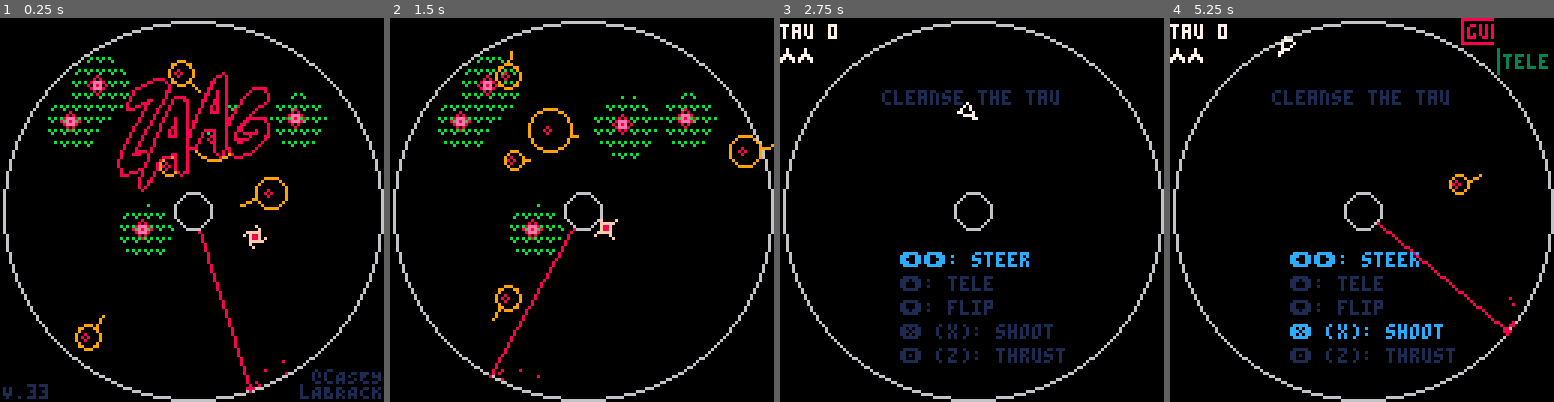
Above: before the commit, frames 1-4 (left to right).
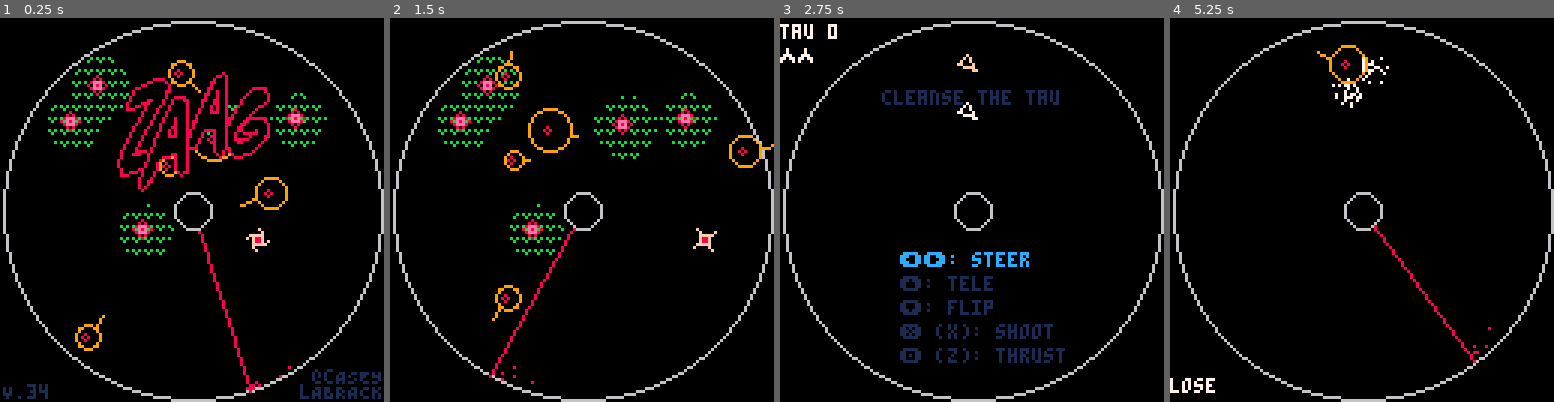
Above: after the commit, the same moments.

Repository: caseylabrack/laser
Game: PICO-8 cartridge zaag.p8
Two runs of this game, one before a commit and one after it. Both use one fixed random seed, a clock stepped at 60 frames per second and the inputs below.
Inputs:
- Up to frame 1 (0.25 s): no input
- Up to frame 2 (1.5 s): tap X (X key) at 0.33, 1.07 s; tap O (Z key) at 0.7 s
- Up to frame 3 (2.75 s): hold Right 1.6-2.1 s; tap O (Z key) at 1.7, 2.1, 2.5 s; tap X (X key) at 1.85 s; hold Up 2.15-2.42 s; hold Right from 2.47 s (still down)
- Up to frame 4 (5.25 s): tap O (Z key) every 0.4 s from 2.9 to 4.9 s; tap X (X key) at 2.97, 4.08, 5.2 s; release Right at 3.03 s; hold Left 3.08-3.58 s; hold Down 3.63-3.97 s; hold Right 4.02-4.68 s; hold Up 4.73-5.03 s; hold Left from 5.08 s (still down)

The runs differ from the first frame. In frame 1, 0.2% of the frame differs, in the area x 10-76%, y 53-100%; in frame 2, 0.3%; in frame 3, less than 0.1%; in frame 4, 5.8%, in the area x 0-99%, y 0-98%.

Commit message:
2player basics. moving toward OOPish update pattern.

Diff:
--- a/zaag.p8
+++ b/zaag.p8
@@ -5,24 +5,20 @@
 -- casey labrack
 
 -- todo:
+--  2p
 --  more sounds esp level transition
---  2p?
---  death replays
---  sensitivity adjust
-
-version=33
-p = {x=80,y=30,dx=0,dy=0,
-					a=.75,t=.25,rt=.05,r=3,friction=.92,
-					hop=25,charge=230,fullcharge=230,hopfail=false,hopfailtick=0,
-					enabled=false,thrusting=false,
-					gun=0,gunfull=120,gunfail=false,gunfailtick=0,
-					flipready=10,fliplast=0,}
+--  game win: promenade. intro: gnome. boss: meno mosso
+--  improve level transition. particles? faux 3d (tempest)? ship zooms in (tempest)?
+--  different rocket trail
+
+version=34
 dmg={
 	{roid=2,flower=2,bomb=60,boss=4},--easy
 	{roid=1.5,flower=1.5,bomb=45,boss=3},--normal
 	{roid=1,flower=1,bomb=30,boss=2},--hard
 }
 laserspeeds={.005,.004,.003}
+ps= {} --players
 lz= {} --lasers
 zs= {} --safe zones
 hs= {} --homing bombs
@@ -30,7 +26,7 @@
 a2= {} --animations in draw phase
 fs= {} --flowers
 rs= {} --roids
-b = {x=0,y=0,dx,dy,a=0,r=2,speed=5,enabled=false,parts={}}
+bs= {} --bullets
 boss = {enabled=false,
 								r=3,steadyx=64,steadyy=64,lasthit=-100,
 								spawnnum=3,finalsize=10,
@@ -104,6 +100,50 @@
 	screenshake=dget(1)==1
 	difficulty=dget(2)
 	difficulty=difficulty==0 and 1 or difficulty
+	initplayers()
+
+	-- bullets init
+	for i=1,2 do
+		add(bs,
+		setmetatable({
+			x=0,y=0,a=0,dx=0,dy=0,enabled=false,
+			r=2,speed=5,parts={},
+			splash=function(_ENV)
+				for i=1,10 do
+					local ps={}
+					ps.x,ps.y=x,y
+					local d=rnd(4)
+					local ang=rndr(-.2,.2)
+					ps.dx=cos(a+.5+ang)*d
+					ps.dy=sin(a+.5+ang)*d
+					ps.t=rnd(6)
+					add(parts,ps)
+				end
+			end,
+
+			doparticles=function(_ENV)
+				for bp in all(parts) do
+					bp.t-=1
+					bp.x+=bp.dx or 0
+					bp.y+=bp.dy or 0
+					if bp.t<0 then
+						del(parts,bp)
+					end
+				end
+			end,
+
+			render=function(_ENV)
+--				if not enabled then return end
+				if enabled then
+					line(x,y,x-dx,y-dy,12)
+				end
+				for p in all(parts) do
+					pset(p.x,p.y,12)
+				end
+			end,
+		},{__index=_ENV}))
+	end
+
 	title=cocreate(title_setup)
 	menuitem(1, "swap ❎/🅾️ btns", btns_toggle)
 	menuitem(2, "screenshake:"..(screenshake and "on" or "off"), screenshake_toggle)
@@ -219,72 +259,80 @@
 		log=boss.hp
 end
 
-if p.enabled then
-	p.charge+=1 p.gun=min(p.gun+1,p.gunfull)
-	if btn(➡️) then p.a=p.a-p.rt end
-	if btn(⬅️) then p.a=p.a+p.rt end
-	if btn(⬇️) then
-		if tick-p.fliplast>p.flipready then
-		 p.a+=.5
-		 p.fliplast=tick
-	 end
-	end
-	if btn(thrust_btn) then
-		p.dx+=cos(p.a)*p.t
-		p.dy+=sin(p.a)*p.t
-		if not p.thrusting then
-			p.thrusting=true
-			sfx(2)
-		end
-	else
-		sfx(2,-2)
-		p.thrusting=false
-	end
-	if btn(⬆️) then
-	 if p.charge>p.fullcharge then
-			local x1,y1=p.x,p.y
-			p.x+=cos(p.a)*p.hop
-			p.y+=sin(p.a)*p.hop
-			p.thrusting=false
-			blink=cocreate(blink_anim)
-			coresume(blink,x1,y1,p.x,p.y)
-			p.charge=0
-			sleep=8
-			sfx(22)
-		else
-			if tick-p.hopfailtick>2 then
-				p.hopfail=true
-				sfx(12)
-				p.hopfailtick=tick
-			end
-		end
-	end
-	if btn(fire_btn) and not b.enabled then
-		if p.gun==p.gunfull then
-			b.enabled=true
-			b.x=p.x b.y=p.y b.a=p.a
-			b.dx=cos(b.a)*b.speed b.dy=sin(b.a)*b.speed
-			sfx(20)
---		sfx(25)
-		else
-			if tick-p.gunfailtick>2 then
-				p.gunfail=true
-				sfx(12)
-				p.gunfailtick=tick
-			end
-		end
-	end
-end
-p.x+=p.dx
-p.y+=p.dy
-p.dx*=p.friction
-p.dy*=p.friction
+for p in all(ps) do
+	p:update()
+end
+
+--for i,p in pairs(ps) do
+--
+--if p.enabled then
+--	p.charge+=1 p.gun=min(p.gun+1,p.gunfull)
+--	if btn(➡️,i) then p.a=p.a-p.rt end
+--	if btn(⬅️,i) then p.a=p.a+p.rt end
+--	if btn(⬇️,i) then
+--		if tick-p.fliplast>p.flipready then
+--		 p.a+=.5
+--		 p.fliplast=tick
+--	 end
+--	end
+--	if btn(thrust_btn,i) then
+--		p.dx+=cos(p.a)*p.t
+--		p.dy+=sin(p.a)*p.t
+--		if not p.thrusting then
+--			p.thrusting=true
+--			sfx(2)
+--		end
+--	else
+--		sfx(2,-2)
+--		p.thrusting=false
+--	end
+--	if btn(⬆️,i) then
+--	 if p.charge>p.fullcharge then
+--			local x1,y1=p.x,p.y
+--			p.x+=cos(p.a)*p.hop
+--			p.y+=sin(p.a)*p.hop
+--			p.thrusting=false
+--			blink=cocreate(blink_anim)
+--			coresume(blink,x1,y1,p.x,p.y)
+--			p.charge=0
+--			sleep=8
+--			sfx(22)
+--		else
+--			if tick-p.hopfailtick>2 then
+--				p.hopfail=true
+--				sfx(12)
+--				p.hopfailtick=tick
+--			end
+--		end
+--	end
+--	if btn(fire_btn,i) and not b.enabled then
+--		if p.gun==p.gunfull then
+--			b.enabled=true
+--			b.x=p.x b.y=p.y b.a=p.a
+--			b.dx=cos(b.a)*b.speed b.dy=sin(b.a)*b.speed
+--			sfx(20)
+----		sfx(25)
+--		else
+--			if tick-p.gunfailtick>2 then
+--				p.gunfail=true
+--				sfx(12)
+--				p.gunfailtick=tick
+--			end
+--		end
+--	end
+--end
+--p.x+=p.dx
+--p.y+=p.dy
+--p.dx*=p.friction
+--p.dy*=p.friction
+--
+--end
 
 --flowers
 for f in all(fs) do
 	f.tick+=1
 	for l in all(f) do --each leaf
-		if p.enabled and touching(p,l) then died(l) end
+--		if p.enabled and touching(p,l) then died(l) end
 		l.growcount+=1
 		if l.growcount>f.growgoal and l.r<12 then --grow
 			if not touching(l,inner) then
@@ -407,7 +455,8 @@
 --homing bomb move
 for h in all(hs) do
 	if h.enabled then
-		local a=atan2(p.x-h.x+rnd(4)-2,p.y-h.y+rnd(4)-2)
+		local a=1
+--		local a=atan2(p.x-h.x+rnd(4)-2,p.y-h.y+rnd(4)-2)
 		h.dx+=cos(a)*h.t	 h.dy+=sin(a)*h.t
 		h.frametick+=1
 	else
@@ -428,50 +477,55 @@
 	end
 end
 
-local ang=atan2(p.x-64,p.y-64)
+for p in all(ps) do
+	local ang=atan2(p.x-64,p.y-64)
 
 -- player vs outside wall
-if dist(p.x,p.y,64,64)>63 then
-	p.x,p.y=64+cos(ang)*63,64+sin(ang)*63
-end
+	if dist(p.x,p.y,64,64)>63 then
+		p.x,p.y=64+cos(ang)*63,64+sin(ang)*63
+	end
 
 -- player vs inside wall
-if touching(inner,p) then
-	p.x,p.y=64+cos(ang)*8,64+sin(ang)*8
-end
-
-if p.enabled then
-	-- player vs. obstacles
-	for v in all(rs) do
-		if (touching(p,v)) died(v)
-	end
-
-	--player vs. homing bombs
-	for h in all(hs) do
-		if (touching(p,h)) died(h)
-	end
-
-	--player vs. boss
-	if boss.enabled and touching(p,boss.floor) then
-			died(boss)
+	if touching(inner,p) then
+		p.x,p.y=64+cos(ang)*8,64+sin(ang)*8
+	end
+
+	if p.enabled then
+		-- player vs. obstacles
+		for v in all(rs) do
+			if (touching(p,v)) died(p,v)
+		end
+
+		--player vs. homing bombs
+		for h in all(hs) do
+			if (touching(p,h)) died(p,h)
+		end
+
+		--player vs. boss
+		if boss.enabled and touching(p,boss.floor) then
+				died(p,boss)
+		end
 	end
 end
 
 --laser/player collision
-if p.enabled then
-	local d=dist(p.x,p.y,64,64)
-	local vulnerable=true
-	for z in all(zs) do
-		if z.state~="moving" and touching(p,z) then vulnerable=false break end
-	end
-	if vulnerable then
-		for l in all(lz) do
-			if touching(p,{x=64+cos(l.a)*d,y=64+sin(l.a)*d,r=0}) then
-				died(l)
+for p in all(ps) do
+	if p.enabled then
+		local d=dist(p.x,p.y,64,64)
+		local vulnerable=true
+		for z in all(zs) do
+			if z.state~="moving" and touching(p,z) then vulnerable=false break end
+		end
+		if vulnerable then
+			for l in all(lz) do
+				if touching(p,{x=64+cos(l.a)*d,y=64+sin(l.a)*d,r=0}) then
+					died(p,l)
+				end
 			end
 		end
 	end
 end
+
 
 --bouncing around
 for v in all(rs) do
@@ -496,99 +550,98 @@
 end
 
 --bullet
-for bp in all(b.parts) do
-	bp.t-=1
-	bp.x+=bp.dx or 0
-	bp.y+=bp.dy or 0
-	if bp.t<0 then
-		del(b.parts,bp)
-	end
-end
-if b.enabled then
-	local x1=b.x
-	local y1=b.y
-	for i=1,5 do
-		b.x=x1+b.dx*i/5
-		b.y=y1+b.dy*i/5
-		add(b.parts,
-		{x=b.x,y=b.y,t=rnd(3)})
-		for f in all(fs) do --flowers
-			for l in all(f) do --leaves
-				if touching(b,l) then
+for b in all(bs) do
+
+	b:doparticles()
+
+	if b.enabled then
+		local x1=b.x
+		local y1=b.y
+		for i=1,5 do
+			b.x=x1+b.dx*i/5
+			b.y=y1+b.dy*i/5
+			add(b.parts,
+			{x=b.x,y=b.y,t=rnd(3)})
+			for f in all(fs) do --flowers
+				for l in all(f) do --leaves
+					if touching(b,l) then
+						b.enabled=false sfx(20,-2)
+						b:splash()
+	--					sfx(24)
+						sfx(21)
+						l.r-=dmg[difficulty].flower
+						l.growcount=0
+						l.hit=tick
+						if l.r<3 then
+							shake+=2
+							del(f,l)
+							if #f==0 then del(fs,f) end
+						end
+						goto donebullet
+					end
+				end
+			end
+			for v in all(rs) do --roids
+				if touching(b,v) then
 					b.enabled=false sfx(20,-2)
 					b:splash()
---					sfx(24)
 					sfx(21)
-					l.r-=dmg[difficulty].flower
-					l.growcount=0
-					l.hit=tick
-					if l.r<3 then
-						shake+=2
-						del(f,l)
-						if #f==0 then del(fs,f) end
+					local oldr=v.r
+					v.r-=dmg[difficulty].roid
+					v.hit=tick
+					if v.r<3 then
+						shake+=1.1
+						local z=cocreate(rsplode)
+						coresume(z,v.x,v.y,oldr,v.dx,v.dy)
+						add(a2,z)
+						del(rs,v)
 					end
 					goto donebullet
 				end
 			end
-		end
-		for v in all(rs) do --roids
-			if touching(b,v) then
+			for h in all(hs) do --homing
+				if touching(h,b) then
+					b.enabled=false sfx(20,-2)
+					b:splash()
+	--				sfx(21)
+					h.enabled=false
+					h.timer=dmg[difficulty].bomb
+					h.dx+=b.dx/4	h.dy+=b.dy/4
+					goto donebullet
+				end
+			end
+			if boss.enabled and touching(boss,b) then
+				boss.hp-=dmg[difficulty].boss
+				boss.lasthit=tick
+				b.enabled=false
+				b:splash()
+				goto donebullet
+			end
+			if touching(inner,b) or distt(inner,b)>63 then
 				b.enabled=false sfx(20,-2)
 				b:splash()
-				sfx(21)
-				local oldr=v.r
-				v.r-=dmg[difficulty].roid
-				v.hit=tick
-				if v.r<3 then
-					shake+=1.1
-					local z=cocreate(rsplode)
-					coresume(z,v.x,v.y,oldr,v.dx,v.dy)
-					add(a2,z)
-					del(rs,v)
-				end
+	--			sfx(25)
+	--			sfx(21)
 				goto donebullet
 			end
 		end
-		for h in all(hs) do --homing
-			if touching(h,b) then
-				b.enabled=false sfx(20,-2)
-				b:splash()
---				sfx(21)
-				h.enabled=false
-				h.timer=dmg[difficulty].bomb
-				h.dx+=b.dx/4	h.dy+=b.dy/4
-				goto donebullet
-			end
-		end
-		if boss.enabled and touching(boss,b) then
-			boss.hp-=dmg[difficulty].boss
-			boss.lasthit=tick
-			b.enabled=false
-			b:splash()
-			goto donebullet
-		end
-		if touching(inner,b) or distt(inner,b)>63 then
-			b.enabled=false sfx(20,-2)
-			b:splash()
---			sfx(25)
---			sfx(21)
-			goto donebullet
-		end
-	end
-end
-::donebullet::
+	end
+	::donebullet::
+end
 
 --level win
-if #rs==0 and #fs==0 and p.enabled and boss.enabled==false and state=="running" then
-	state="wiping"
-	dset(3,1) -- has beaten a level
-	extralives=mulligans
-	sfx(2,-2)
-	p.thrusting=false
-	lvl+=1
-	if lvl>#lvls then lvl=1 end
-	wipe=cocreate(wipe_anim)
-	state="wipe"
+if ps[1].enabled or ps[2].enabled then
+	if #rs==0 and #fs==0 and boss.enabled==false and state=="running" then
+	--if #rs==0 and #fs==0 and ps[1].enabled and boss.enabled==false and state=="running" then
+		state="wiping"
+		extralives=mulligans
+	--	sfx(2,-2)
+		ps[1].thrusting,ps[2].thrusting=false,false
+		lvl+=1
+--		if lvl>#lvls then lvl=1 end
+		wipe=cocreate(wipe_anim)
+		state="wipe"
+	end
 end
 
 -- game win
@@ -601,20 +654,33 @@
 
 end
 
-function died(cause)
+function died(player,cause)
 	if state~="running" then return end
-	sfx(2,-2)
+--	sfx(2,-2)
 	sfx(13)
 	shake+=4
-	p.enabled=false
-	p.thrusting=false
-	dethparts=cocreate(deathparticles)
-	coresume(dethparts,cause)
-	extralives-=1
-	state="death"
-	local a=cocreate(death)
-	coresume(a,15,30)
-	add(as,a)
+	if player.enabled then
+		player.enabled=false
+		player.thrusting=false
+
+		player:death(cause)
+	end
+
+	if not ps[1].enabled and not ps[2].enabled then
+		log="lose"
+		extralives-=1
+		state="death"
+		local a=cocreate(death)
+		coresume(a,15,30)
+		add(as,a)
+	end
+--	dethparts=cocreate(deathparticles)
+--	coresume(dethparts,cause)
+--	extralives-=1
+--	state="death"
+--	local a=cocreate(death)
+--	coresume(a,15,30)
+--	add(as,a)
 end
 
 function _draw()
@@ -743,14 +809,11 @@
 end
 
 --player
-if p.enabled then
-	local lines,fire,prow=p:coords()
-	if p.thrusting then
-		circfill(fire.x,fire.y,1,rndr(8,11))
-	end
-	for l in all(lines) do
-		line(l.x1,l.y1,l.x2,l.y2,7)
-	end
+for p in all(ps) do
+	p:render()
+	pal(dp)
+	p:renderdeath()
+	pal(cp)
 end
 
 -- roids
@@ -810,13 +873,17 @@
 end
 
 --bullet
-if b.enabled then
-	line(b.x,b.y,b.x-b.dx,b.y-b.dy,12)
-end
-
-for bp in all(b.parts) do
-	pset(bp.x,bp.y,12)
-end
+for b in all(bs) do
+	b:render()
+--	line(b.x,b.y,b.x-b.dx,b.y-b.dy,12)
+--end
+--if b.enabled then
+--	line(b.x,b.y,b.x-b.dx,b.y-b.dy,12)
+end
+
+--for bp in all(b.parts) do
+--	pset(bp.x,bp.y,12)
+--end
 
 if wipe and costatus(wipe)~="dead" then coresume(wipe) end
 if dethparts and costatus(dethparts)~="dead" then coresume(dethparts) end
@@ -826,29 +893,29 @@
 
 if state=="running" then
 	--gun countdown
-	local x,y,x2,y2=97,0,127,8
-	local pct=min(p.gun/p.gunfull,1)
-	local f=p.gun<p.gunfull and 1 or 12
-	if p.gunfail then
- 	f=8
-		p.gunfail=false
-	end
-	clip(x,y,(x2-x)*pct+1,y2+1)
-	rect(x,y,x2,y2,f)
-	print("gun rdy",x+2,y+2,f)
-
-	--hop countdown
-	local f=p.charge<p.fullcharge and 3 or 11
-	if p.hopfail then
-		f=8
-		p.hopfail=false
-	end
- local pct=min(p.charge/p.fullcharge,1)
-	local x,x2,y,y2=109,127,10,18
-	clip(x,y,(x2-x)*pct+1,10)
-	rect(x,y,x2,y2,f)
-	clip()
-	print("tele",x+2,y+2,f)
+--	local x,y,x2,y2=97,0,127,8
+--	local pct=min(p.gun/p.gunfull,1)
+--	local f=p.gun<p.gunfull and 1 or 12
+--	if p.gunfail then
+-- 	f=8
+--		p.gunfail=false
+--	end
+--	clip(x,y,(x2-x)*pct+1,y2+1)
+--	rect(x,y,x2,y2,f)
+--	print("gun rdy",x+2,y+2,f)
+--
+--	--hop countdown
+--	local f=p.charge<p.fullcharge and 3 or 11
+--	if p.hopfail then
+--		f=8
+--		p.hopfail=false
+--	end
+-- local pct=min(p.charge/p.fullcharge,1)
+--	local x,x2,y,y2=109,127,10,18
+--	clip(x,y,(x2-x)*pct+1,10)
+--	rect(x,y,x2,y2,f)
+--	clip()
+--	print("tele",x+2,y+2,f)
 end
 
 if state=="running" or state=="setup" then
@@ -900,7 +967,7 @@
 --	outer.enabled=false
 	local start=tick
 	while tick-start<30 do
-		if tick-start==15 then p.enabled=false end
+		if tick-start==15 then ps[1].enabled=false end
 		local pct=(tick-start)/30
 		pct=easeinexpo(pct)
 		local r=inner.r+(63-inner.r)*pct
@@ -920,13 +987,18 @@
 
 function spawn()
 	state="setup"
-	i=10 c=15 p.x=64 p.y=32 p.dx=0 p.dy=0 p.charge=p.fullcharge p.a=-.1 p.gun=0
+	i=10 c=15
+	for p in all(ps) do
+		p:spawn()
+	end
+
 	--player entering animation
-	local enteranim=cocreate(penter)
-	coresume(enteranim,p.x,p.y,c)
-	add(a2,enteranim)
+--	local enteranim=cocreate(penter)
+--	coresume(enteranim,ps[1].x,ps[1].y,c)
+--	add(a2,enteranim)
 	while c>0 do c-=1 yield() end
-	p.enabled=true
+--	ps[1].enabled=true
+	for p in all(ps) do p.enabled=true end
 	inner.enabled=true
 	--spawn each unit type in random order
 	for unit,num in pairs(lvls[lvl]) do
@@ -939,7 +1011,7 @@
 				local a=aim_away(.25,.25)
 				local d=rnd(64-24)+12
 				r.x=64+cos(a)*d r.y=64+sin(a)*d
-				local to_p=atan2(p.x-r.x,p.y-r.y)
+				local to_p=1--atan2(p.x-r.x,p.y-r.y)
 				local a2=aim_away(to_p,.25)
 				local spd=rnd(1.25)+.5
 				r.dx=cos(a2)*spd r.dy=sin(a2)*spd
@@ -1211,7 +1282,10 @@
 
 function clearlevel()
 		lz={}	zs={} hs={} rs={} fs={}
-		b.enabled=false b.parts={} boss.enabled=false
+		for b in all(bs) do
+			b.enabled=false b.parts={}
+		end
+		boss.enabled=false
 end
 -->8
 --utils
@@ -1328,7 +1402,7 @@
 end
 
 -->8
---palletes
+--palletes and misc animations
 dp={ --default
 [0]=0,1,2,3,
 4,5,6,7,
@@ -1362,8 +1436,172 @@
 	}
 }
 
+--misc animations
+function rsplode(x,y,r,dx,dy)
+	local c=0
+	while c<10 do
+		c+=1
+		for i=i,12 do
+			pset(x+rnd(r),y+rnd(r),4)
+		end
+		x+=dx y+=dy
+		yield()
+	end
+end
+
+-- bullet hit animation
+--function b:splash(num)
+--	local num=num or 10
+--	for i=1,num do
+--		local ps={}
+--		ps.x,ps.y=self.x,self.y
+--		local d=rnd(4)
+--		local ang=rndr(-.2,.2)
+--		ps.dx=cos(b.a+.5+ang)*d
+--		ps.dy=sin(b.a+.5+ang)*d
+--		ps.t=rnd(6)
+--		add(self.parts,ps)
+--	end
+--end
 -->8
---player animations
+--player
+
+function initplayers()
+	for i=1,2 do
+		add(ps,
+			setmetatable({
+			playing=true,id=i-1,--plyrs 0 and 1
+			x=80,y=30,dx=0,dy=0,
+			a=.75,t=.25,rt=.05,r=3,friction=.92,
+			hop=25,charge=230,fullcharge=230,hopfail=false,hopfailtick=0,
+			enabled=false,thrusting=false,
+			gun=0,gunfull=120,gunfail=false,gunfailtick=0,
+			flipready=10,fliplast=0,
+			deathlines={},deathpnts={},
+
+			update=function(_ENV)
+				if not enabled then return end
+				charge+=1 gun=min(gun+1,gunfull)
+				if btn(➡️,id) then a-=rt log=a end
+				if btn(⬅️,id) then a+=rt log=a end
+				if btn(⬇️,id) then
+					if tick-fliplast>flipready then
+					 a+=.5
+					 fliplast=tick
+				 end
+				end
+				if btn(thrust_btn,id) then
+					dx+=cos(a)*t
+					dy+=sin(a)*t
+					if not thrusting then
+						thrusting=true
+--						sfx(2)
+					end
+				else
+--					sfx(2,-2)
+					thrusting=false
+				end
+				if btn(fire_btn,id) and not bs[id+1].enabled then
+					if gun==gunfull then
+						local b=bs[id+1]
+						b.enabled=true
+						b.x,b.y,b.a=x,y,a
+						b.dx,b.dy=cos(b.a)*b.speed,sin(b.a)*b.speed
+						sfx(20)
+			--		sfx(25)
+					else
+						if tick-gunfailtick>2 then
+							gunfail=true
+							sfx(12)
+							gunfailtick=tick
+						end
+					end
+				end
+				x+=dx
+				y+=dy
+				dx*=friction
+				dy*=friction
+			end,
+
+			render=function(_ENV)
+				if not enabled then return end
+				local lines,fire,prow=coords(_ENV)
+				if thrusting then
+					circfill(fire.x,fire.y,1,rndr(8,11))
+				end
+				for l in all(lines) do
+					line(l.x1,l.y1,l.x2,l.y2,id==0 and 7 or 15)
+				end
+			end,
+
+			coords=function(_ENV)
+				local m={x=x+cos(a)*2,y=y+sin(a)*2}
+				local prow=.05
+				local len=6
+				local aft=len-2
+				return
+				-- ship lines
+				{
+					{x1=m.x,y1=m.y,x2=m.x-cos(a-prow)*len,y2=m.y-sin(a-prow)*len},
+					{x1=m.x,y1=m.y,x2=m.x-cos(a+prow)*len,y2=m.y-sin(a+prow)*len},
+					{x1=m.x-cos(a+prow)*len,y1=m.y-sin(a+prow)*len,x2=m.x-cos(a-prow)*len,y2=m.y-sin(a-prow)*len},
+				},
+				-- rocket point
+				{x=m.x-cos(a)*(len+1),
+				y=m.y-sin(a)*(len+1)},
+				--prow
+				{x=m.x,y=m.y}
+			end,
+
+			spawn=function(_ENV)
+				x,a,dx,dy,charge,gun=64,-.1,0,0,fullcharge,0
+				y=id==0 and 32 or 16
+			end,
+
+			death=function(_ENV,cause)
+				local lines=coords(_ENV)
+				for l in all(lines) do
+					l.dx,l.dy=cause.dx or dx,cause.dy or dy
+					l.midx,l.midy=(l.x1+l.x2)/2,(l.y1+l.y2)/2
+					l.dr=rnd(.05) l.r=atan2(l.x2-l.x1,l.y2-l.y1)
+					local ang=atan2(l.midx-x,l.midy-y)
+					l.dx+=cos(ang)*.25 l.dy+=sin(ang)*.25
+					add(deathlines,l)
+				end
+
+				local s = 4 --dist spread
+				local ds=.1 --speed spread
+				for i=1,10 do
+					local z = {x=x+rndr(-s,s),
+																y=y+rndr(-s,s),
+																dx=(cause.dx or dx)+rndr(-ds,ds),
+																dy=(cause.dy or dy)+rndr(-ds,ds)}
+					local ang=atan2(z.x-x,z.y-y)
+					z.dx+=cos(ang)*0.1
+					z.dy+=sin(ang)*0.1
+					add(deathpnts,z)
+				end
+			end,
+
+			renderdeath=function(_ENV)
+				color(7)
+				for l in all(deathlines) do
+					l.midx+=l.dx
+					l.midy+=l.dy
+					l.r+=l.dr
+					line(l.midx-cos(l.r)*3,
+										l.midy-sin(l.r)*3,
+										l.midx+cos(l.r)*3,
+										l.midy+sin(l.r)*3)
+				end
+				for z in all(deathpnts) do
+					z.x+=z.dx z.y+=z.dy
+					pset(z.x,z.y)
+				end
+			end,
+		},{__index=_ENV}))
+	end
+end
 
 function blink_anim(x1,y1,x2,y2)
 	local grays,duration={7,6,13,1},8
@@ -1381,115 +1619,42 @@
 	end
 end
 
---ship lines,rocket point,prow
-function p:coords()
-	local m={x=p.x+cos(p.a)*2,y=p.y+sin(p.a)*2}
-	local prow=.05
-	local len=6
-	local aft=len-2
-	return
-	-- ship lines
-	{
-		{x1=m.x,y1=m.y,x2=m.x-cos(p.a-prow)*len,y2=m.y-sin(p.a-prow)*len},
-		{x1=m.x,y1=m.y,x2=m.x-cos(p.a+prow)*len,y2=m.y-sin(p.a+prow)*len},
-		{x1=m.x-cos(p.a+prow)*len,y1=m.y-sin(p.a+prow)*len,x2=m.x-cos(p.a-prow)*len,y2=m.y-sin(p.a-prow)*len},
-	},
-	-- rocket point
-	{x=m.x-cos(p.a)*(len+1),
-	y=m.y-sin(p.a)*(len+1)},
-	--prow
-	{x=m.x,y=m.y}
-end
-
---player death particles
-function deathparticles(cause)
-	local lines=p:coords()
-
-	for l in all(lines) do
-		l.dx,l.dy=cause.dx or p.dx,cause.dy or p.dy
-		l.midx,l.midy=(l.x1+l.x2)/2,(l.y1+l.y2)/2
-		l.dr=rnd(.05) l.r=atan2(l.x2-l.x1,l.y2-l.y1)
-		local ang=atan2(l.midx-p.x,l.midy-p.y)
-		l.dx+=cos(ang)*.25 l.dy+=sin(ang)*.25
-	end
-
-	local parts={}
-	local s = 4 --dist spread
-	local ds=.1 --speed spread
-	for i=1,10 do
-		local z = {x=p.x+rndr(-s,s),
-													y=p.y+rndr(-s,s),
-													dx=(cause.dx or p.dx)+rndr(-ds,ds),
-													dy=(cause.dy or p.dy)+rndr(-ds,ds)}
-		local ang=atan2(z.x-p.x,z.y-p.y)
-		z.dx+=cos(ang)*0.1
-		z.dy+=sin(ang)*0.1
-		add(parts,z)
-	end
-
-	local i=10
-	while not p.enabled do
-		i-=1
-		pal(dp)
-
---		if i>0 then
---			camera(rnd(4)-2,rnd(4)-2)
---		else
---			camera()
---		end
-		color(7)
-		for l in all(lines) do
-			l.midx+=l.dx
-			l.midy+=l.dy
-			l.r+=l.dr
-			line(l.midx-cos(l.r)*3,
-								l.midy-sin(l.r)*3,
-								l.midx+cos(l.r)*3,
-								l.midy+sin(l.r)*3)
-		end
-		for z in all(parts) do
-			z.x+=z.dx z.y+=z.dy
-			pset(z.x,z.y)
-		end
-		pal(cp)
-		yield()
-	end
-end
-
 --player enter
 function penter(x,y,duration)
-	local start=tick
-	local t=0
-	local dur=duration/2
-	sfx(18)
-	while t<1 do
-		t=(tick-start)/dur
-		t=easeoutexpo(t)
-		color(7)
-		line(x,y,x+30*t,y)
-		line(x,y,x-30*t,y)
-		line(x,y,x,y+30*t)
-		line(x,y,x,y-30*t)
-		circfill(x,y,t*4)
-		yield()
-	end
-	start=tick
-	t=0
-	while t<1 do
-		t=(tick-start)/dur
-		t=easeoutexpo(t)
-		line(x,y,x+30*(1-t),y)
-		line(x,y,x-30*(1-t),y)
-		line(x,y,x,y+30*(1-t))
-		line(x,y,x,y-30*(1-t))
-		circfill(x,y,(1-t)*6,7)
-		yield()
-	end
+--	local start=tick
+--	local t=0
+--	local dur=duration/2
+--	sfx(18)
+--	while t<1 do
+--		t=(tick-start)/dur
+--		t=easeoutexpo(t)
+--		color(7)
+--		line(x,y,x+30*t,y)
+--		line(x,y,x-30*t,y)
+--		line(x,y,x,y+30*t)
+--		line(x,y,x,y-30*t)
+--		circfill(x,y,t*4)
+--		yield()
+--	end
+--	start=tick
+--	t=0
+--	while t<1 do
+--		t=(tick-start)/dur
+--		t=easeoutexpo(t)
+--		line(x,y,x+30*(1-t),y)
+--		line(x,y,x-30*(1-t),y)
+--		line(x,y,x,y+30*(1-t))
+--		line(x,y,x,y-30*(1-t))
+--		circfill(x,y,(1-t)*6,7)
+--		yield()
+--	end
 end
 -->8
 --title screen
 function title_setup()
-	lz={}	zs={} hs={} rs={} fs={} b.enabled=false b.parts={} inner.enabled=true
+	lz={}	zs={} hs={} rs={} fs={}
+--	b.enabled=false b.parts={}
+	inner.enabled=true
 	local a=rnd()
 	add(lz,{a=a,x=64+cos(a)*63,y=64+sin(a)*63,speed=.005,parts={index=0}})
 --	add(lz,{a=.5,x=64+cos(a)*63,y=64+sin(a)*63,speed=.0025,parts={index=0}})
@@ -1538,7 +1703,7 @@
 		c+=1
 --give the bomb something to chase
 		if rnd()>.9 then
-			p.a,p.x,p.y=rnd(),64+cos(p.a)*63,64+sin(p.a)*63
+			ps[1].a,ps[1].x,ps[1].y=rnd(),64+cos(ps[1].a)*63,64+sin(ps[1].a)*63
 		end
 
 --spritesheet coords
@@ -1614,34 +1779,6 @@
 	extralives=mulligans
 	state="wipe"
 	wipe=cocreate(wipe_anim)
-end
--->8
---misc animations
-function rsplode(x,y,r,dx,dy)
-	local c=0
-	while c<10 do
-		c+=1
-		for i=i,12 do
-			pset(x+rnd(r),y+rnd(r),4)
-		end
-		x+=dx y+=dy
-		yield()
-	end
-end
-
--- bullet hit animation
-function b:splash(num)
-	local num=num or 10
-	for i=1,num do
-		local ps={}
-		ps.x,ps.y=self.x,self.y
-		local d=rnd(4)
-		local ang=rndr(-.2,.2)
-		ps.dx=cos(b.a+.5+ang)*d
-		ps.dy=sin(b.a+.5+ang)*d
-		ps.t=rnd(6)
-		add(self.parts,ps)
-	end
 end
 __gfx__
 00000000006dd60000000000000000000000000000c00c000020020000000000000000000000000066666666666666666666666600e000000000e00000000000
